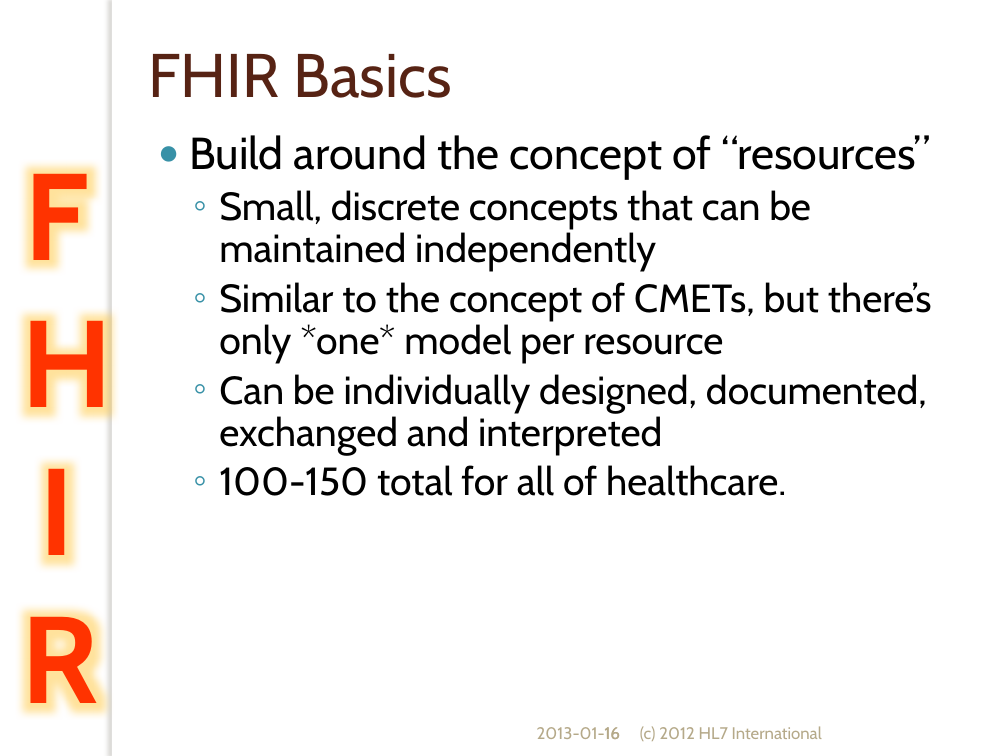
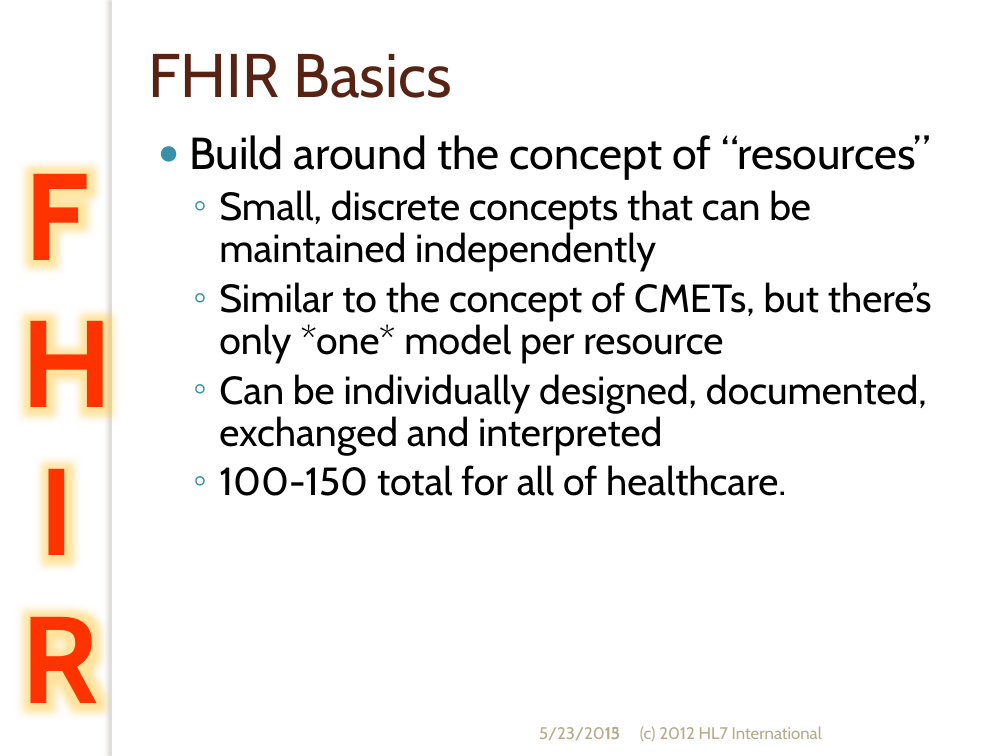
Before and after one commit to vista-novo/fhir, a slide deck: slide 15 of presentations/Short Introduction to FHIR.pptx (slide 16 before the commit). Drawn at 1008x756 pixels with LibreOffice and Linux fonts; fonts in the diff are those of the drawing; background and template pictures are left out. Boxes give left, top, right and bottom in pixels: in the first picture for what was removed or moved away, otherwise in the second. Text is boxed around its words. In the diff, an @@ line names an element or a change of style, - is before the commit and + after.

```diff
--- a/presentations/Short Introduction to FHIR.pptx
+++ b/presentations/Short Introduction to FHIR.pptx
@@ text at [539,727,620,741]: text changed @@
-2013-01-16
+5/23/2013
@@ page number at [605,727,620,740]: text changed @@
-16
+15
```
Also in this commit, not shown: 31 other slides changed, 1 slide removed, 2 other files.
